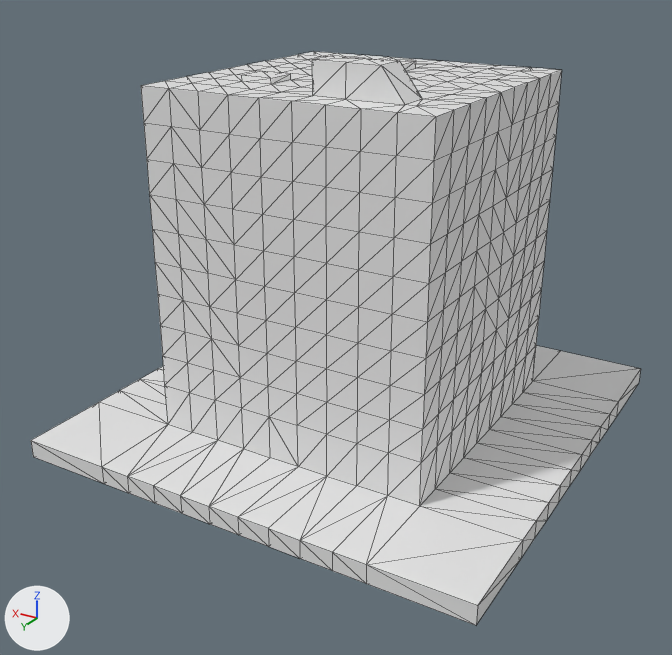
A saved change to the Blender file CityBuilderRTS/CityBuilder/CityBuilder/bin/data/ApartmentTile.blend.
Rendered twice from a 50 mm lens placed at (-1.83, 3.25, 1.96), pointed at (0.02, 0.17, 0.42). The axes (+X, +Y, +Z) are drawn at lower left. The lights are the same throughout. Mesh edges are drawn as thin lines. Materials are left out; every surface is plain grey.
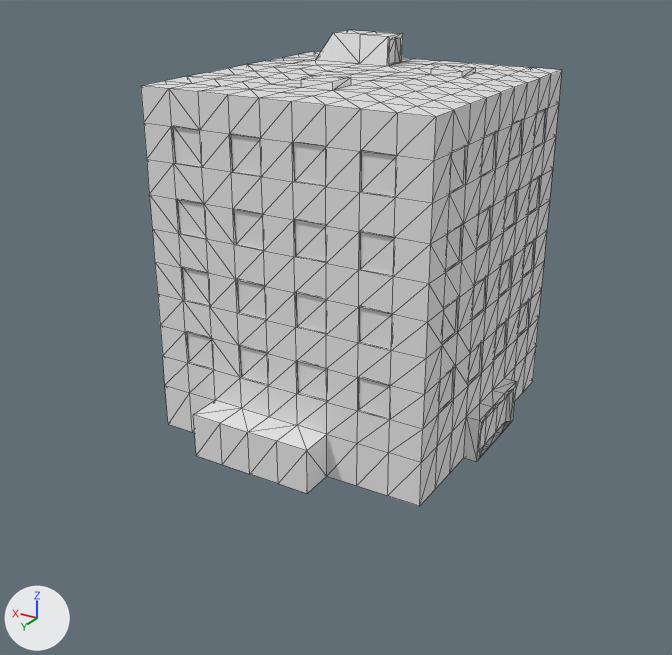
Changed parts and their boxes (x1, y1, x2, y2) in the pictures (672 x 655 px):
'Cube', reshaped, turned: before (31, 51, 641, 625); after (141, 30, 562, 506)
part 1 of me_cube, deleted: before (31, 346, 641, 625)

Patch to the scene script:
```diff
--- a/CityBuilderRTS/CityBuilder/CityBuilder/bin/data/ApartmentTile.blend.py
+++ b/CityBuilderRTS/CityBuilder/CityBuilder/bin/data/ApartmentTile.blend.py
@@ me_cube @@
 # used by ob_cube; location = (0.0, 0.0, 0.0); rotation_euler = (0.0, 0.0, 3.142), in degrees (0, 0, 180)
-me_cube.from_pydata(...)  # 832 vertices, 1660 faces; spans x -1.0..1.0, y -1.0..1.0, z -0.08..1.54
+me_cube.from_pydata(...)  # 644 vertices, 1250 faces; spans x -0.66..0.6, y -0.6..0.74, z 0.0..1.54
+# me_cube part 1
+# 188 vertices are removed from x -1.0..1.0, y -1.0..1.0, z -0.08..0.0
+# 410 faces are deleted
@@ ob_cube @@
 ob_cube.location = (0.0, 0.0, 0.0)
-ob_cube.rotation_euler = (0.0, 0.0, 3.142)  # degrees (0, 0, 180)
+ob_cube.rotation_euler = (0.0, 0.0, 6.283)  # degrees (0, 0, 360)
```
